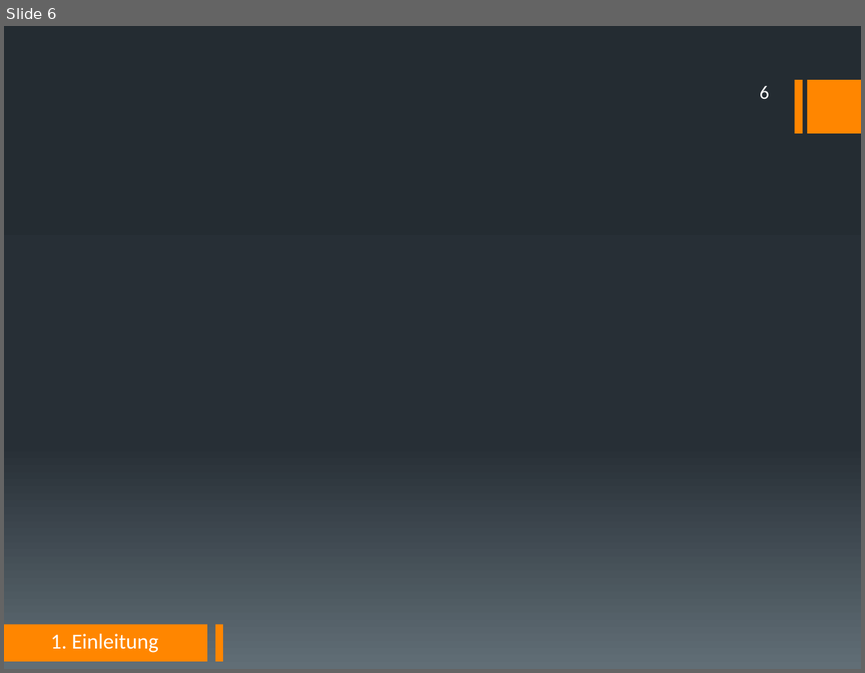
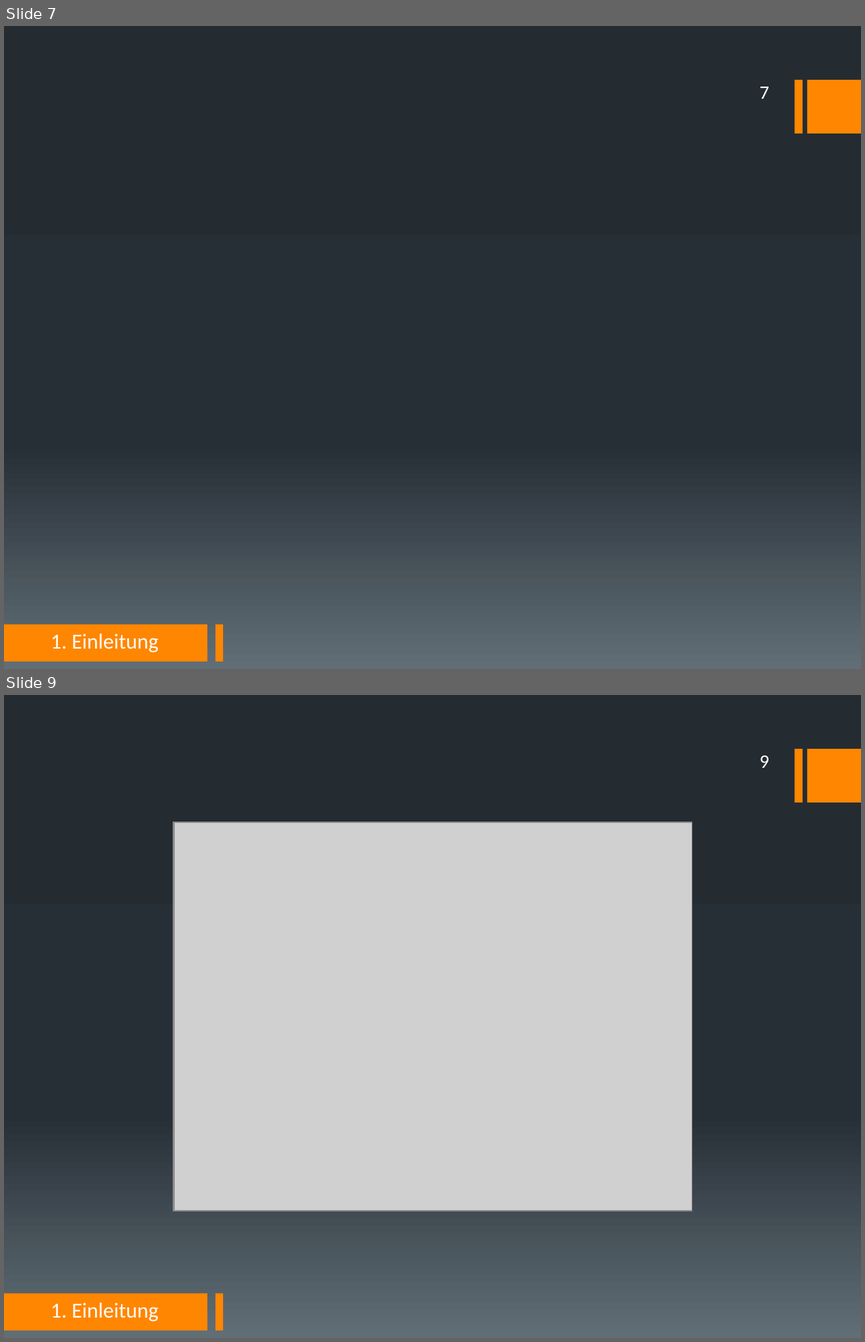
Before and after one commit to DerKleineGauss/Masterarbeit, a slide deck: Abschlussvortrag/Präsentation.pptx. Shown one above the other, each under a label of ours: slide 6 before the commit, slides 7 and 9 after it; the slides between them are not shown. The pictures are 865x673 and 865x1342 pixels, drawn with LibreOffice and Linux fonts; fonts in the diff are those of the drawing; grey boxes stand for pictures. Boxes give left, top, right and bottom in pixels: in the first picture for what was removed or moved away, otherwise in the second. Text is boxed around its words. In the diff, an @@ line names an element or a change of style, - is before the commit and + after.

```diff
--- a/Abschlussvortrag/Präsentation.pptx
+++ b/Abschlussvortrag/Präsentation.pptx
@@ slide 9 added at [4,695,861,1338], background gradient #242C33 to #273037 to #636D76; not listed: 4 template elements that a slide beside it also shows @@
@@ page number added at [759,756,769,768], 16 pt, text #FFFFFF @@
+9
@@ picture added at [173,821,691,1210] @@
@@ picture added at [173,821,692,1210] @@
@@ text added at [51,1302,159,1321], 18 pt, text #FFFFFF @@
+1. Einleitung
@@ what was slide 6 is now slide 7 @@
@@ page number at [759,87,769,99]: text changed @@
-6
+7
```
Also in this commit, not shown: 2 slides changed, 3 other slides added, 16 other files.
